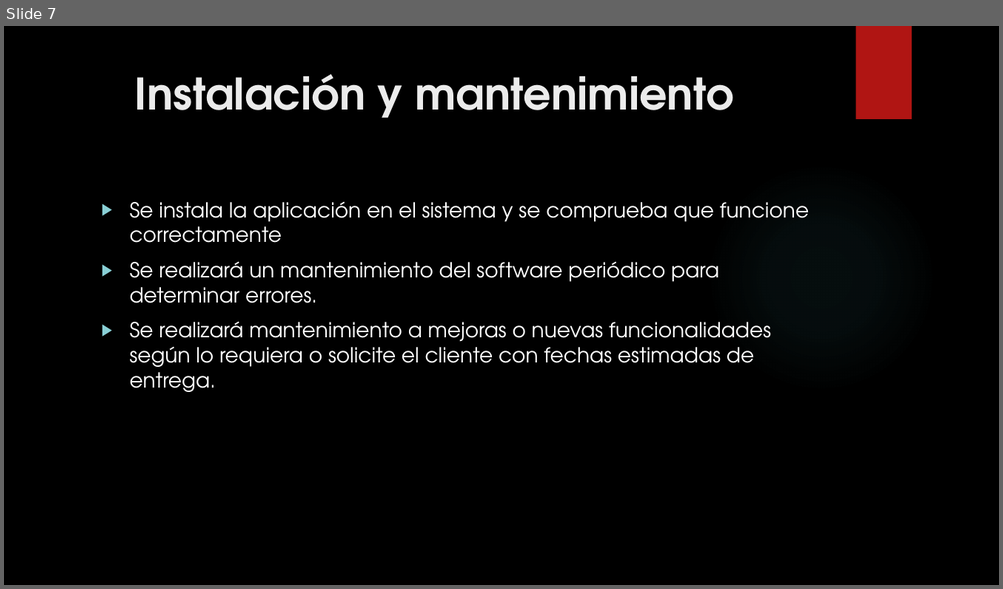
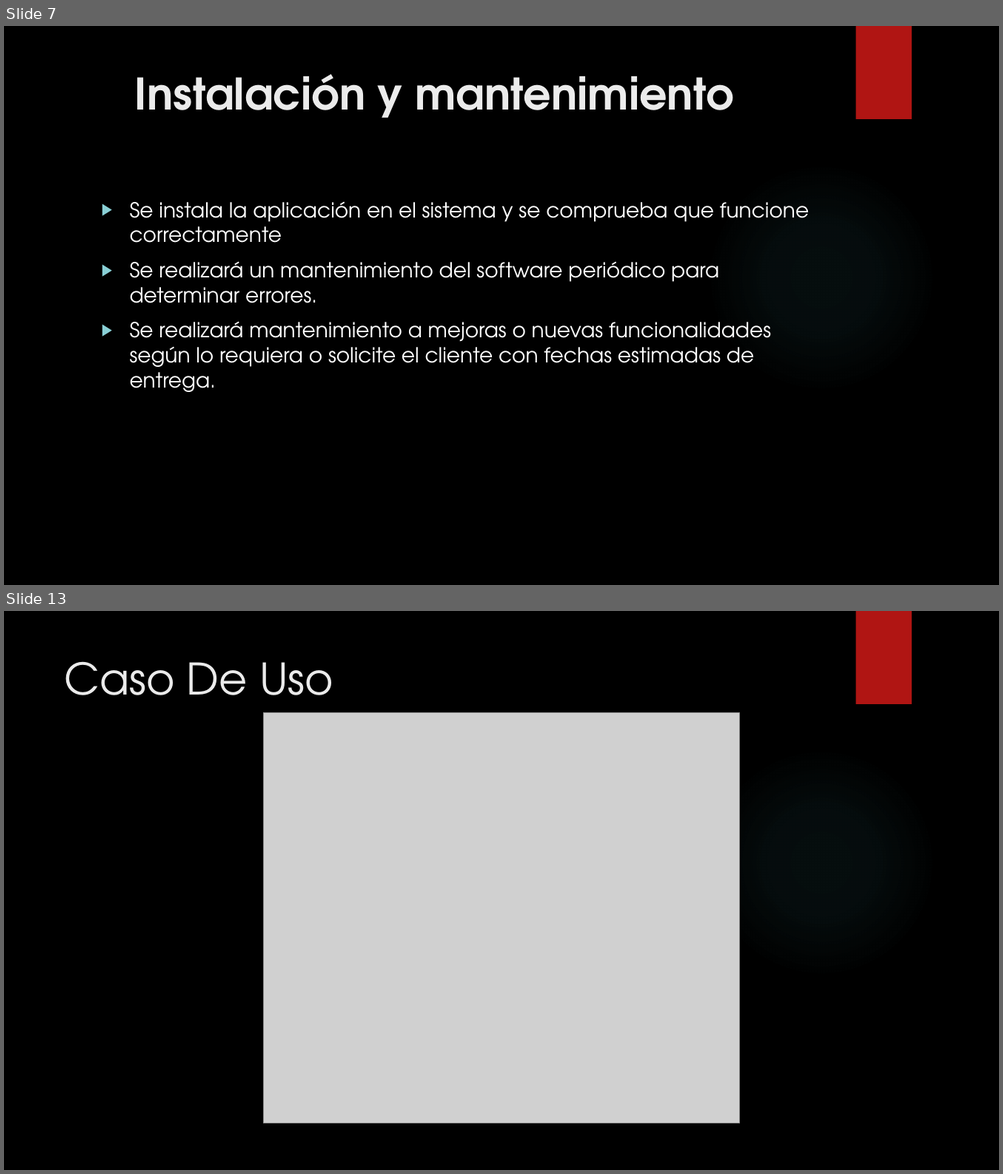
Before and after one commit to JairoVargasGonzalez/Tecno, a slide deck: ProjectoAplicacionesIIReparado/DocumentaciónYVideo/CICLO DE VIDA DEL SOFTWARE.pptx. Shown one above the other, each under a label of ours: slide 7 before the commit, slides 7 and 13 after it; the slides between them are not shown. The pictures are 1003x589 and 1003x1174 pixels, drawn with LibreOffice and Linux fonts; fonts in the diff are those of the drawing; grey boxes stand for pictures; background and template pictures are left out. Boxes give left, top, right and bottom in pixels: in the first picture for what was removed or moved away, otherwise in the second. Text is boxed around its words. In the diff, an @@ line names an element or a change of style, - is before the commit and + after.

```diff
--- a/ProjectoAplicacionesIIReparado/DocumentaciónYVideo/CICLO DE VIDA DEL SOFTWARE.pptx
+++ b/ProjectoAplicacionesIIReparado/DocumentaciónYVideo/CICLO DE VIDA DEL SOFTWARE.pptx
@@ slide 13 added at bbox=[4, 611, 999, 1170], background picture (left out); not listed: 2 template elements that a slide beside it also shows @@
@@ title added at bbox=[64, 661, 333, 715], 42 pt, text #EBEBEB @@
+Caso De Uso
@@ picture added at bbox=[264, 713, 740, 1124] @@
```
Also in this commit, not shown: 6 slides changed, 5 other slides added, 6 slides removed, 3 other files.
